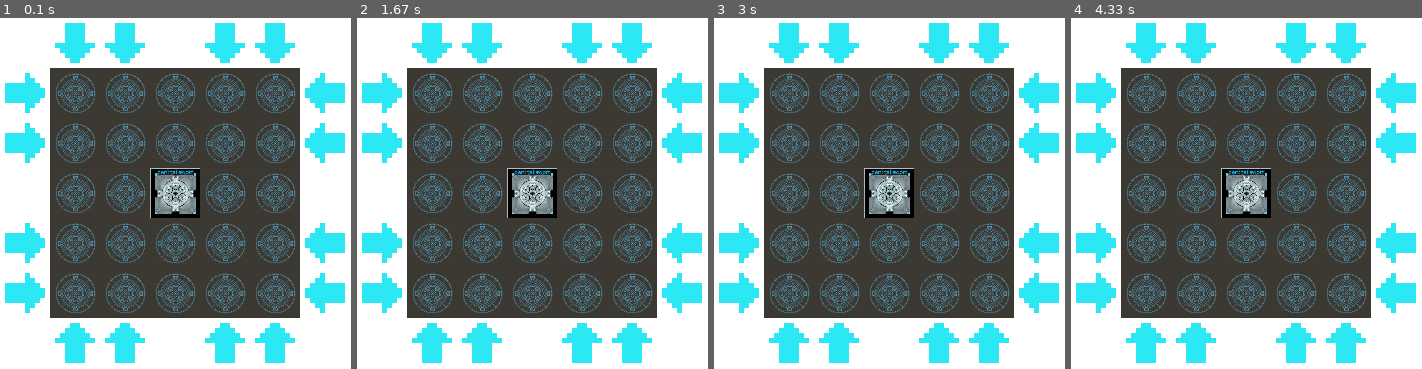
Above: before the commit, frames 1-4 (left to right).
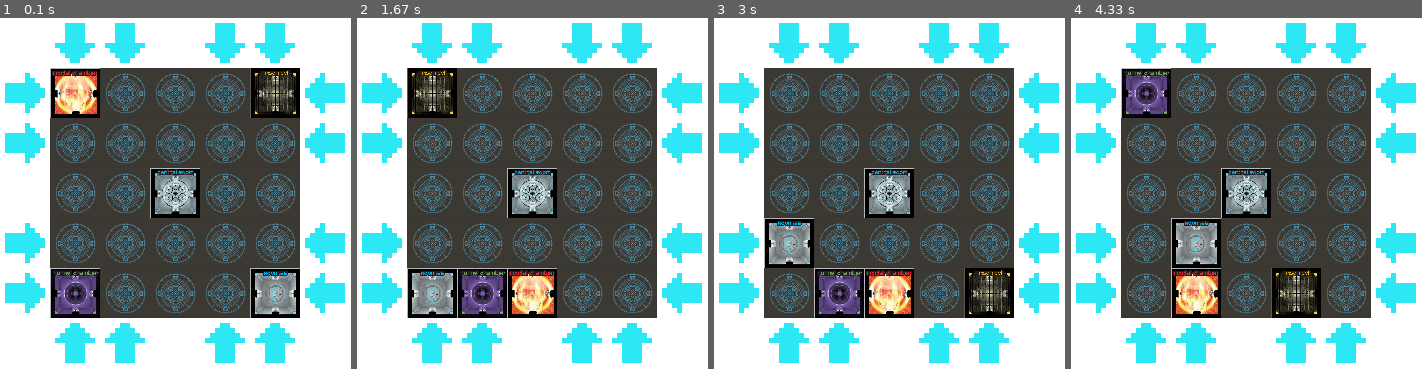
Above: after the commit, the same moments.

Repository: Tagchen7/Room25
Game: pygame game, started from Game/__main__.py
Two runs of this game, one before a commit and one after it. Both use one fixed random seed, a clock stepped at 60 frames per second and the inputs below.
Inputs (mouse positions are in pixels of both pictures, inside the frame that each line leads up to):
- Up to frame 1 (0.1 s): no input
- Up to frame 2 (1.67 s): click (381, 91) at 0.38 s; click (511, 221) at 0.72 s; click (483, 344) at 1.05 s; click (381, 291) at 1.38 s
- Up to frame 3 (3 s): click (1026, 84) at 1.72 s; click (984, 323) at 2.05 s; click (787, 344) at 2.88 s
- Up to frame 4 (4.33 s): click (1197, 42) at 3.22 s; click (1397, 291) at 3.55 s; click (1397, 91) at 3.88 s; click (1095, 242) at 4.22 s

The runs differ from the first frame. In frame 1, 7.8% of the frame differs, in the area x 14-86%, y 14-86%; in frame 2, 7.8%; in frame 3, 7.8%; in frame 4, 7.8%.

Commit message:
fixed grid shift

Diff:
--- a/Game/GameLogic/entity.py
+++ b/Game/GameLogic/entity.py
@@ -150,7 +150,7 @@
         # direction: 0 = left, 1 = down, 2 = right, 3 = up
         old_rooms = self.rooms.copy()
         for i in range(self.size):
-            if direction in [0, 1]:
+            if direction in [0, 3]:
                 i_new = (i + 1) % self.size
             else:
                 i_new = (i - 1 + self.size) % self.size
--- a/Game/GameLogic/game.py
+++ b/Game/GameLogic/game.py
@@ -5,3 +5,11 @@
     def __init__(self):
         self.players = []
         self.grid = entity.Grid()
+        self.grid.rooms[(0, 0)].color = "red"
+        self.grid.rooms[(0, 0)].number = 2
+        self.grid.rooms[(4, 0)].color = "yellow"
+        self.grid.rooms[(4, 0)].number = 2
+        self.grid.rooms[(0, 4)].color = "green"
+        self.grid.rooms[(0, 4)].number = 5
+        self.grid.rooms[(4, 4)].color = "blue"
+        self.grid.rooms[(4, 4)].number = 2
--- a/Game/__main__.py
+++ b/Game/__main__.py
@@ -18,6 +18,17 @@
         if event.type == pygame.locals.QUIT:
             pygame.quit()
             sys.exit()
+        if event.type == pygame.locals.MOUSEBUTTONDOWN:
+            #print(pygame.mouse.get_pos())
+            # check if an arrow was clicked
+            for arrow in Game.grid.arrows:
+                if arrow.rect.collidepoint(event.pos):
+                    print(f"Clicked on arrow {arrow.direction}, {arrow.number}")
+                    Game.grid.shift_rooms(arrow.direction, arrow.number)
+            for room in Game.grid.rooms.values():
+                if room.rect.collidepoint(event.pos):
+                    print(f"Clicked on room {room.color}{room.number}")
+
     DISPLAYSURF.fill("white")
     Game.grid.draw(DISPLAYSURF)
     pygame.display.update()
